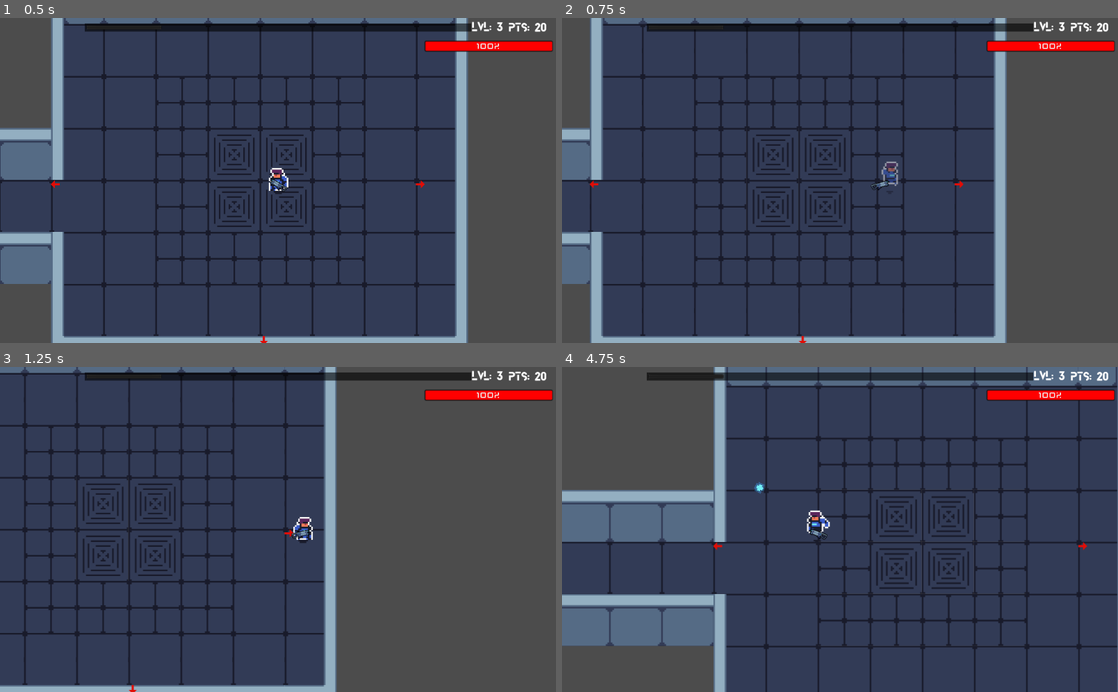
Above: before the commit, frames 1-4 (two rows, left to right).
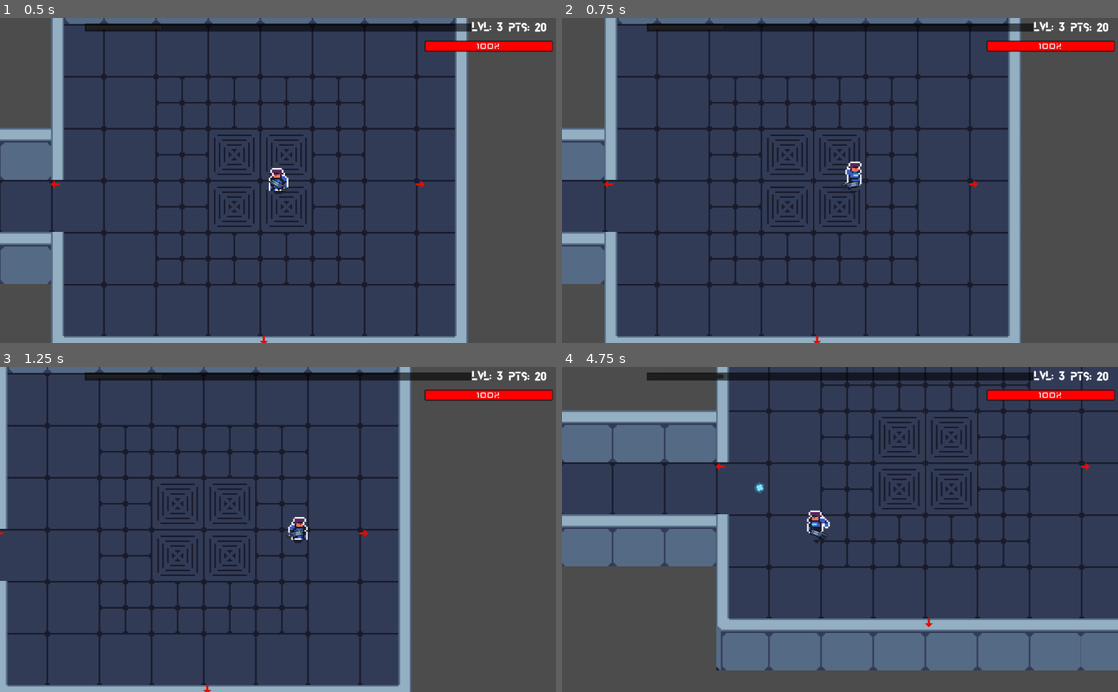
Above: after the commit, the same moments.

Repository: Manteater/H446_NEA
Game: Godot game, scene res://Source/Levels/Dungeon.tscn
Two runs of this game, one before a commit and one after it. Both use one fixed random seed, a clock stepped at 60 frames per second and the inputs below. The engine's default icon, where the game draws it, is replaced by a stand-in: a white triangle on a blue panel in a dark square.
Inputs (mouse positions are in pixels of both pictures, inside the frame that each line leads up to):
- Up to frame 1 (0.5 s): no input
- Up to frame 2 (0.75 s): tap Enter at 0.5 s; move the mouse to (962, 164) at 0.52 s; hold D (move_right) from 0.53 s (still down); tap E (Interact) at 0.6 s
- Up to frame 3 (1.25 s): keep holding D (move_right)
- Up to frame 4 (4.75 s): move the mouse to (728, 545) at 1.27 s; release D (move_right) at 1.28 s; hold S (move_down) 1.28-2.03 s; right-click (728, 545) at 1.35 s; move the mouse to (895, 458) at 2.02 s; press the mouse at (895, 458) at 2.03 s; hold D (move_right) 2.03-2.78 s; move the mouse to (812, 594) at 2.77 s; release the mouse at (812, 594) at 2.78 s; hold W (move_up) 2.78-3.53 s; tap E (Interact) at 2.85 s; move the mouse to (1006, 578) at 3.52 s; hold Right mouse button (dash) 3.53-4.28 s; hold A (move_left) from 3.53 s (still down); move the mouse to (673, 480) at 4.27 s; click (673, 480) at 4.35 s

Frame 1 is identical in both runs. In frame 2, 16% of the frame differs, in the area x 4-83%, y 0-100%; in frame 3, 23%; in frame 4, 47%, in the area x 0-100%, y 0-100%.

Commit message:
skill tree stuff

Diff:
--- a/Assets/UI/fonts/Blanka.tres
+++ b/Assets/UI/fonts/Blanka.tres
@@ -4,7 +4,7 @@
 
 [resource]
 resource_local_to_scene = true
-size = 11
+size = 10
 outline_color = Color( 0, 0, 0, 1 )
 use_mipmaps = true
 font_data = ExtResource( 1 )
--- a/Source/UI/Buttons/skillButton.tscn
+++ b/Source/UI/Buttons/skillButton.tscn
@@ -1,8 +1,9 @@
-[gd_scene load_steps=4 format=2]
+[gd_scene load_steps=5 format=2]
 
 [ext_resource path="res://icon.png" type="Texture" id=1]
 [ext_resource path="res://Source/UI/Buttons/skillButton.gd" type="Script" id=2]
 [ext_resource path="res://Assets/UI/fonts/Blanka.tres" type="DynamicFont" id=3]
+[ext_resource path="res://Assets/UI/UI themes/kenneyUI.tres" type="Theme" id=4]
 
 [node name="TextureButton" type="TextureButton" groups=["skillNodes"]]
 anchor_right = 0.063
@@ -18,25 +19,40 @@
 anchor_bottom = 1.0
 margin_right = -1.0
 mouse_filter = 2
+theme = ExtResource( 4 )
 
-[node name="Label" type="Label" parent="."]
+[node name="Name" type="Label" parent="."]
 anchor_left = 0.5
 anchor_top = 1.0
 anchor_right = 0.5
 anchor_bottom = 1.0
-margin_left = -34.0
-margin_top = -14.0
-margin_right = 34.0
+margin_left = -35.5
+margin_top = -24.0
+margin_right = 32.5
+margin_bottom = -10.0
 custom_fonts/font = ExtResource( 3 )
-text = "Damage+1"
+text = "Cost:"
+align = 1
+
+[node name="Cost" type="Label" parent="."]
+anchor_left = 0.5
+anchor_top = 1.0
+anchor_right = 0.5
+anchor_bottom = 1.0
+margin_left = -34.5
+margin_top = -64.0
+margin_right = 33.5
+margin_bottom = -50.0
+custom_fonts/font = ExtResource( 3 )
+text = "Damage"
 align = 1
 
 [node name="Line2D" type="Line2D" parent="."]
+visible = false
 show_behind_parent = true
 light_mask = 0
 position = Vector2( 32, 35 )
 z_index = -1
-points = PoolVector2Array( 27, -30, 94, -86 )
 width = 3.0
 default_color = Color( 0.168627, 0.168627, 0.388235, 1 )
 
--- /dev/null
+++ b/Source/UI/Menus/newSkillTree.tscn
@@ -0,0 +1,12 @@
+[gd_scene load_steps=2 format=2]
+
+[ext_resource path="res://Source/UI/Menus/skillTree.tscn" type="PackedScene" id=1]
+
+[node name="ScrollContainer" type="ScrollContainer"]
+pause_mode = 2
+anchor_right = 1.0
+anchor_bottom = 1.0
+
+[node name="skillTree" parent="." instance=ExtResource( 1 )]
+anchor_right = 0.0
+anchor_bottom = 0.0
--- /dev/null
+++ b/Source/UI/Menus/skillTree.gd
@@ -0,0 +1,9 @@
+extends Control
+
+
+func _on_button_pressed():
+	visible = false
+	get_tree().paused = false
+
+func _physics_process(delta):
+	$points.text = "Points: "+str(Global.characterSave.xpPoints)
--- a/Source/UI/Menus/skillTree.tscn
+++ b/Source/UI/Menus/skillTree.tscn
@@ -1,10 +1,352 @@
-[gd_scene load_steps=2 format=2]
+[gd_scene load_steps=43 format=2]
 
 [ext_resource path="res://Source/UI/Buttons/skillButton.tscn" type="PackedScene" id=1]
+[ext_resource path="res://Assets/UI/UI themes/UIpack_vector.svg" type="Texture" id=2]
+[ext_resource path="res://Source/UI/Menus/skillTree.gd" type="Script" id=3]
+[ext_resource path="res://Source/UI/Buttons/button.tscn" type="PackedScene" id=4]
+[ext_resource path="res://Assets/UI/fonts/Blanka.tres" type="DynamicFont" id=5]
+[ext_resource path="res://Assets/UI/UI themes/kenvector_future.ttf" type="DynamicFontData" id=6]
+[ext_resource path="res://Source/UI/Title.tscn" type="PackedScene" id=7]
+[ext_resource path="res://Assets/UI/fonts/Blanka.otf" type="DynamicFontData" id=8]
+
+[sub_resource type="StyleBoxTexture" id=1]
+texture = ExtResource( 2 )
+region_rect = Rect2( 211, 0, 190, 49 )
+margin_left = 12.5436
+margin_right = 8.78053
+margin_top = 10.0349
+margin_bottom = 14.2161
+
+[sub_resource type="StyleBoxEmpty" id=2]
+
+[sub_resource type="StyleBoxTexture" id=3]
+texture = ExtResource( 2 )
+region_rect = Rect2( 1, 0, 190, 49 )
+margin_left = 12.5436
+margin_right = 8.78053
+margin_top = 10.0349
+margin_bottom = 14.2161
+
+[sub_resource type="StyleBoxTexture" id=4]
+texture = ExtResource( 2 )
+region_rect = Rect2( 211, 0, 190, 49 )
+margin_left = 12.5436
+margin_right = 8.78053
+margin_top = 10.0349
+margin_bottom = 14.2161
+
+[sub_resource type="StyleBoxTexture" id=5]
+texture = ExtResource( 2 )
+region_rect = Rect2( 421, 4, 190, 45 )
+margin_left = 12.5436
+margin_right = 8.78053
+margin_top = 10.0349
+margin_bottom = 14.2161
+
+[sub_resource type="DynamicFont" id=23]
+use_mipmaps = true
+use_filter = true
+font_data = ExtResource( 6 )
+
+[sub_resource type="AtlasTexture" id=6]
+flags = 4
+atlas = ExtResource( 2 )
+region = Rect2( 250, 544, 36, 36 )
+
+[sub_resource type="AtlasTexture" id=7]
+flags = 4
+atlas = ExtResource( 2 )
+region = Rect2( 251, 440, 36, 36 )
+
+[sub_resource type="AtlasTexture" id=8]
+flags = 4
+atlas = ExtResource( 2 )
+region = Rect2( 1, 440, 36, 36 )
+
+[sub_resource type="AtlasTexture" id=9]
+flags = 4
+atlas = ExtResource( 2 )
+region = Rect2( 0, 544, 36, 36 )
+
+[sub_resource type="StyleBoxEmpty" id=10]
+
+[sub_resource type="StyleBoxEmpty" id=11]
+
+[sub_resource type="StyleBoxEmpty" id=12]
+
+[sub_resource type="StyleBoxEmpty" id=13]
+
+[sub_resource type="AtlasTexture" id=31]
+flags = 4
+atlas = ExtResource( 2 )
+region = Rect2( 250, 644, 36, 36 )
+
+[sub_resource type="AtlasTexture" id=32]
+flags = 4
+atlas = ExtResource( 2 )
+region = Rect2( 250, 544, 36, 36 )
+
+[sub_resource type="AtlasTexture" id=14]
+flags = 4
+atlas = ExtResource( 2 )
+region = Rect2( 872, 444, 28, 42 )
+
+[sub_resource type="StyleBoxTexture" id=15]
+texture = ExtResource( 2 )
+region_rect = Rect2( 840, 316, 192, 6 )
+
+[sub_resource type="StyleBoxEmpty" id=16]
+
+[sub_resource type="StyleBoxTexture" id=17]
+texture = ExtResource( 2 )
+region_rect = Rect2( 629, 317, 194, 49 )
+margin_left = 17.1475
+margin_right = 13.718
+margin_top = 12.0032
+margin_bottom = 9.43112
+
+[sub_resource type="AtlasTexture" id=18]
+flags = 4
+atlas = ExtResource( 2 )
+region = Rect2( 812, 458, 28, 10 )
+
+[sub_resource type="StyleBoxTexture" id=19]
+texture = ExtResource( 2 )
+region_rect = Rect2( 1, 310, 100, 100 )
+margin_left = 12.3202
+margin_right = 13.3469
+margin_top = 13.3469
+margin_bottom = 11.2935
+
+[sub_resource type="AtlasTexture" id=20]
+flags = 4
+atlas = ExtResource( 2 )
+region = Rect2( 250, 544, 36, 36 )
+
+[sub_resource type="AtlasTexture" id=26]
+flags = 4
+atlas = ExtResource( 2 )
+region = Rect2( 251, 440, 36, 36 )
+
+[sub_resource type="AtlasTexture" id=27]
+flags = 4
+atlas = ExtResource( 2 )
+region = Rect2( 1, 440, 36, 36 )
+
+[sub_resource type="AtlasTexture" id=28]
+flags = 4
+atlas = ExtResource( 2 )
+region = Rect2( 0, 544, 36, 36 )
+
+[sub_resource type="StyleBoxTexture" id=29]
+content_margin_left = 4.0
+content_margin_right = 4.0
+content_margin_top = 4.0
+content_margin_bottom = 4.0
+texture = ExtResource( 2 )
+region_rect = Rect2( 321, 440, 49, 49 )
+margin_left = 7.94429
+margin_right = 8.73872
+margin_top = 9.53314
+margin_bottom = 13.9025
+
+[sub_resource type="StyleBoxTexture" id=30]
+content_margin_left = 10.0
+content_margin_right = 10.0
+content_margin_top = 10.0
+content_margin_bottom = 10.0
+texture = ExtResource( 2 )
+region_rect = Rect2( 321, 440, 49, 49 )
+margin_left = 7.94429
+margin_right = 8.73872
+margin_top = 9.53314
+margin_bottom = 13.9025
+expand_margin_top = 10.0
+expand_margin_bottom = 10.0
+
+[sub_resource type="StyleBoxTexture" id=22]
+content_margin_left = 12.0
+content_margin_top = 10.0
+texture = ExtResource( 2 )
+region_rect = Rect2( 1, 310, 100, 100 )
+margin_left = 10.8072
+margin_right = 9.71325
+margin_top = 28.4299
+margin_bottom = 14.7561
+axis_stretch_vertical = 1
+
+[sub_resource type="AtlasTexture" id=24]
+flags = 4
+atlas = ExtResource( 2 )
+region = Rect2( 1007, 450, 39, 31 )
+
+[sub_resource type="StyleBoxTexture" id=25]
+texture = ExtResource( 2 )
+region_rect = Rect2( 1051, 317, 4, 100 )
+
+[sub_resource type="Theme" id=33]
+default_font = SubResource( 23 )
+Button/colors/font_color = Color( 0, 0, 0, 1 )
+Button/colors/font_color_disabled = Color( 0.9, 0.9, 0.9, 0.2 )
+Button/colors/font_color_focus = Color( 0.94, 0.94, 0.94, 1 )
+Button/colors/font_color_hover = Color( 0.34902, 0.34902, 0.34902, 1 )
+Button/colors/font_color_pressed = Color( 0.388235, 0.388235, 0.388235, 1 )
+Button/constants/hseparation = 2
+Button/fonts/font = ExtResource( 5 )
+Button/styles/disabled = SubResource( 1 )
+Button/styles/focus = SubResource( 2 )
+Button/styles/hover = SubResource( 3 )
+Button/styles/normal = SubResource( 4 )
+Button/styles/pressed = SubResource( 5 )
+CheckBox/colors/font_color = Color( 0, 0, 0, 1 )
+CheckBox/colors/font_color_disabled = Color( 0.9, 0.9, 0.9, 0.2 )
+CheckBox/colors/font_color_hover = Color( 0.34902, 0.34902, 0.34902, 1 )
+CheckBox/colors/font_color_hover_pressed = Color( 0.34902, 0.34902, 0.34902, 1 )
+CheckBox/colors/font_color_pressed = Color( 0.388235, 0.388235, 0.388235, 1 )
+CheckBox/constants/check_vadjust = 0
+CheckBox/constants/hseparation = 4
+CheckBox/fonts/font = SubResource( 23 )
+CheckBox/icons/checked = SubResource( 6 )
+CheckBox/icons/radio_checked = SubResource( 7 )
+CheckBox/icons/radio_unchecked = SubResource( 8 )
+CheckBox/icons/unchecked = SubResource( 9 )
+CheckBox/styles/disabled = null
+CheckBox/styles/focus = null
+CheckBox/styles/hover = SubResource( 10 )
+CheckBox/styles/hover_pressed = SubResource( 11 )
+CheckBox/styles/normal = SubResource( 12 )
+CheckBox/styles/pressed = SubResource( 13 )
+CheckButton/colors/font_color = Color( 0, 0, 0, 1 )
+CheckButton/colors/font_color_disabled = Color( 0.9, 0.9, 0.9, 0.2 )
+CheckButton/colors/font_color_hover = Color( 0.34902, 0.34902, 0.34902, 1 )
+CheckButton/colors/font_color_hover_pressed = Color( 0.388235, 0.388235, 0.388235, 1 )
+CheckButton/colors/font_color_pressed = Color( 0.388235, 0.388235, 0.388235, 1 )
+CheckButton/constants/check_vadjust = 0
+CheckButton/constants/hseparation = 4
+CheckButton/fonts/font = SubResource( 23 )
+CheckButton/icons/off = SubResource( 31 )
+CheckButton/icons/off_disabled = SubResource( 31 )
+CheckButton/icons/on = SubResource( 32 )
+CheckButton/icons/on_disabled = SubResource( 32 )
+CheckButton/styles/disabled = null
+CheckButton/styles/focus = null
+CheckButton/styles/hover = null
+CheckButton/styles/hover_pressed = null
+CheckButton/styles/normal = null
+CheckButton/styles/pressed = null
+HSlider/icons/grabber = SubResource( 14 )
+HSlider/icons/grabber_disabled = null
+HSlider/icons/grabber_highlight = SubResource( 14 )
+HSlider/icons/tick = null
+HSlider/styles/grabber_area = SubResource( 15 )
+HSlider/styles/grabber_area_highlight = SubResource( 15 )
+HSlider/styles/slider = SubResource( 15 )
+LineEdit/colors/clear_button_color = Color( 0.88, 0.88, 0.88, 1 )
+LineEdit/colors/clear_button_color_pressed = Color( 1, 1, 1, 1 )
+LineEdit/colors/cursor_color = Color( 0.34902, 0.34902, 0.34902, 1 )
+LineEdit/colors/font_color = Color( 0, 0, 0, 1 )
+LineEdit/colors/font_color_selected = Color( 0.894118, 0.894118, 0.894118, 1 )
+LineEdit/colors/font_color_uneditable = Color( 0.88, 0.88, 0.88, 0.5 )
+LineEdit/colors/selection_color = Color( 0.34902, 0.34902, 0.34902, 1 )
+LineEdit/constants/minimum_spaces = 12
+LineEdit/fonts/font = SubResource( 23 )
+LineEdit/icons/clear = null
+LineEdit/styles/focus = SubResource( 16 )
+LineEdit/styles/normal = SubResource( 17 )
+LineEdit/styles/read_only = SubResource( 17 )
+OptionButton/colors/font_color = Color( 0, 0, 0, 1 )
+OptionButton/colors/font_color_disabled = Color( 0.9, 0.9, 0.9, 0.2 )
+OptionButton/colors/font_color_hover = Color( 0.34902, 0.34902, 0.34902, 1 )
+OptionButton/colors/font_color_pressed = Color( 0, 0, 0, 1 )
+OptionButton/constants/arrow_margin = 2
+OptionButton/constants/hseparation = 2
+OptionButton/fonts/font = SubResource( 23 )
+OptionButton/icons/arrow = SubResource( 18 )
+OptionButton/styles/disabled = null
+OptionButton/styles/focus = null
+OptionButton/styles/hover = null
+OptionButton/styles/normal = null
+OptionButton/styles/pressed = null
+Panel/styles/panel = SubResource( 19 )
+PopupMenu/colors/font_color = Color( 0, 0, 0, 1 )
+PopupMenu/colors/font_color_accel = Color( 0.701961, 0.701961, 0.701961, 0.8 )
+PopupMenu/colors/font_color_disabled = Color( 0.4, 0.4, 0.4, 0.8 )
+PopupMenu/colors/font_color_hover = Color( 0.388235, 0.388235, 0.388235, 1 )
+PopupMenu/constants/hseparation = 4
+PopupMenu/constants/vseparation = 32
+PopupMenu/fonts/font = SubResource( 23 )
+PopupMenu/icons/checked = SubResource( 20 )
+PopupMenu/icons/radio_checked = SubResource( 26 )
+PopupMenu/icons/radio_unchecked = SubResource( 27 )
+PopupMenu/icons/submenu = null
+PopupMenu/icons/unchecked = SubResource( 28 )
+PopupMenu/styles/hover = SubResource( 29 )
+PopupMenu/styles/labeled_separator_left = null
+PopupMenu/styles/labeled_separator_right = null
+PopupMenu/styles/panel = SubResource( 30 )
+PopupMenu/styles/panel_disabled = null
+PopupMenu/styles/separator = null
+ProgressBar/styles/bg = null
+TextEdit/colors/background_color = Color( 0, 0, 0, 0 )
+TextEdit/colors/bookmark_color = Color( 0.08, 0.49, 0.98, 1 )
+TextEdit/colors/brace_mismatch_color = Color( 1, 0.2, 0.2, 1 )
+TextEdit/colors/breakpoint_color = Color( 0.8, 0.8, 0.4, 0.2 )
+TextEdit/colors/caret_background_color = Color( 0, 0, 0, 1 )
+TextEdit/colors/caret_color = Color( 0.88, 0.88, 0.88, 1 )
+TextEdit/colors/code_folding_color = Color( 0.8, 0.8, 0.8, 0.8 )
+TextEdit/colors/completion_background_color = Color( 0.17, 0.16, 0.2, 1 )
+TextEdit/colors/completion_existing_color = Color( 0.87, 0.87, 0.87, 0.13 )
+TextEdit/colors/completion_font_color = Color( 0.67, 0.67, 0.67, 1 )
+TextEdit/colors/completion_scroll_color = Color( 1, 1, 1, 1 )
+TextEdit/colors/completion_selected_color = Color( 0.26, 0.26, 0.27, 1 )
+TextEdit/colors/current_line_color = Color( 0.25, 0.25, 0.26, 0.8 )
+TextEdit/colors/executing_line_color = Color( 0.2, 0.8, 0.2, 0.4 )
+TextEdit/colors/font_color = Color( 0, 0, 0, 1 )
+TextEdit/colors/font_color_readonly = Color( 0.88, 0.88, 0.88, 0.5 )
+TextEdit/colors/font_color_selected = Color( 0.34902, 0.34902, 0.34902, 1 )
+TextEdit/colors/function_color = Color( 0.4, 0.64, 0.81, 1 )
+TextEdit/colors/line_number_color = Color( 0.67, 0.67, 0.67, 0.4 )
+TextEdit/colors/mark_color = Color( 1, 0.4, 0.4, 0.4 )
+TextEdit/colors/member_variable_color = Color( 0.9, 0.31, 0.35, 1 )
+TextEdit/colors/number_color = Color( 0.92, 0.58, 0.2, 1 )
+TextEdit/colors/safe_line_number_color = Color( 0.67, 0.78, 0.67, 0.6 )
+TextEdit/colors/selection_color = Color( 0.49, 0.49, 0.49, 1 )
+TextEdit/colors/symbol_color = Color( 0.94, 0.94, 0.94, 1 )
+TextEdit/colors/word_highlighted_color = Color( 0.8, 0.9, 0.9, 0.15 )
+TextEdit/constants/completion_lines = 7
+TextEdit/constants/completion_max_width = 50
+TextEdit/constants/completion_scroll_width = 3
+TextEdit/constants/line_spacing = 4
+TextEdit/fonts/font = SubResource( 23 )
+TextEdit/icons/fold = null
+TextEdit/icons/folded = null
+TextEdit/icons/space = null
+TextEdit/icons/tab = null
+TextEdit/styles/completion = null
+TextEdit/styles/focus = null
+TextEdit/styles/normal = SubResource( 22 )
+TextEdit/styles/read_only = null
+VSlider/icons/grabber = SubResource( 24 )
+VSlider/icons/grabber_disabled = SubResource( 24 )
+VSlider/icons/grabber_highlight = SubResource( 24 )
+VSlider/icons/tick = null
+VSlider/styles/grabber_area = SubResource( 25 )
+VSlider/styles/grabber_area_highlight = SubResource( 25 )
+VSlider/styles/slider = SubResource( 25 )
+
+[sub_resource type="DynamicFont" id=34]
+size = 60
+font_data = ExtResource( 8 )
+
+[sub_resource type="DynamicFont" id=35]
+size = 30
+font_data = ExtResource( 8 )
 
 [node name="skillTree" type="Control"]
+pause_mode = 2
 anchor_right = 1.0
 anchor_bottom = 1.0
+script = ExtResource( 3 )
 __meta__ = {
 "_edit_horizontal_guides_": [ 512.0, 416.0 ],
 "_edit_vertical_guides_": [ 448.0, 608.0 ]
@@ -19,59 +361,89 @@
 
 [node name="TextureButton" parent="." instance=ExtResource( 1 )]
 pause_mode = 2
+anchor_right = 0.0
 anchor_bottom = 0.0
-margin_left = 505.0
-margin_top = 432.0
-margin_right = 504.488
-margin_bottom = 496.0
+margin_left = 455.0
+margin_top = 436.0
+margin_right = 519.0
+margin_bottom = 500.0
 size_flags_horizontal = 3
 size_flags_vertical = 3
 
 [node name="TextureButton" parent="TextureButton" instance=ExtResource( 1 )]
-margin_left = 119.0
-margin_top = -107.0
-margin_right = 178.968
-margin_bottom = -49.848
+margin_left = 123.0
+margin_top = -85.0
+margin_right = 182.968
+margin_bottom = -27.848
 disabled = true
 
 [node name="TextureButton" parent="TextureButton/TextureButton" instance=ExtResource( 1 )]
-margin_left = 127.0
-margin_top = -125.0
-margin_right = 186.968
-margin_bottom = -67.848
+margin_left = 112.0
+margin_top = -90.0
+margin_right = 171.968
+margin_bottom = -32.848
 disabled = true
 
 [node name="TextureButton3" parent="TextureButton/TextureButton/TextureButton" instance=ExtResource( 1 )]
-margin_left = 82.0
+margin_left = 58.0
+margin_top = -117.0
+margin_right = 117.968
+margin_bottom = -59.848
+disabled = true
+
+[node name="TextureButton2" parent="TextureButton/TextureButton" instance=ExtResource( 1 )]
+margin_left = -147.0
+margin_top = -90.0
+margin_right = -87.032
+margin_bottom = -32.848
+disabled = true
+
+[node name="TextureButton3" parent="TextureButton/TextureButton/TextureButton2" instance=ExtResource( 1 )]
+margin_left = -89.0
 margin_top = -104.0
-margin_right = 141.968
+margin_right = -29.032
 margin_bottom = -46.848
 disabled = true
 
-[node name="TextureButton2" parent="TextureButton/TextureButton" instance=ExtResource( 1 )]
-margin_left = -55.0
-margin_top = -127.0
-margin_right = 4.968
-margin_bottom = -69.848
-disabled = true
-
-[node name="TextureButton3" parent="TextureButton/TextureButton/TextureButton2" instance=ExtResource( 1 )]
-margin_left = -86.0
-margin_top = -104.0
-margin_right = -26.032
-margin_bottom = -46.848
-disabled = true
-
 [node name="TextureButton2" parent="TextureButton" instance=ExtResource( 1 )]
-margin_left = -128.0
-margin_top = -128.0
-margin_right = -68.095
-margin_bottom = -70.848
+margin_left = -152.0
+margin_top = -85.0
+margin_right = -92.032
+margin_bottom = -27.848
 disabled = true
 
 [node name="TextureButton3" parent="TextureButton/TextureButton2" instance=ExtResource( 1 )]
-margin_left = -120.0
-margin_top = -108.0
-margin_right = -60.032
-margin_bottom = -50.848
-disabled = true
+margin_left = -176.0
+margin_top = -90.0
+margin_right = -116.032
+margin_bottom = -32.848
+disabled = true
+
+[node name="button" parent="." instance=ExtResource( 4 )]
+anchor_left = 0.5
+anchor_top = 1.0
+anchor_right = 0.5
+anchor_bottom = 1.0
+margin_left = -45.0
+margin_top = -65.0
+margin_right = 52.0
+margin_bottom = -29.749
+theme = SubResource( 33 )
+text = "return"
+
+[node name="Title" parent="." instance=ExtResource( 7 )]
+margin_left = -178.0
+margin_right = 178.0
+margin_bottom = 79.0
+custom_fonts/font = SubResource( 34 )
+text = "Skill Tree"
+
+[node name="points" parent="." instance=ExtResource( 7 )]
+margin_left = 203.0
+margin_top = 12.0
+margin_right = 415.0
+margin_bottom = 65.0
+custom_fonts/font = SubResource( 35 )
+text = "Points:"
+
+[connection signal="pressed" from="button" to="." method="_on_button_pressed"]
--- a/project.godot
+++ b/project.godot
@@ -99,7 +99,6 @@
 dash={
 "deadzone": 0.5,
 "events": [ Object(InputEventMouseButton,"resource_local_to_scene":false,"resource_name":"","device":0,"alt":false,"shi …(212 unchanged characters)…
-, Object(InputEventKey,"resource_local_to_scene":false,"resource_name":"","device":0,"alt":false,"shift":false,"control":false,"meta":false,"command":false,"pressed":false,"scancode":0,"physical_scancode":69,"unicode":0,"echo":false,"script":null)
  ]
 }
 shoot={
